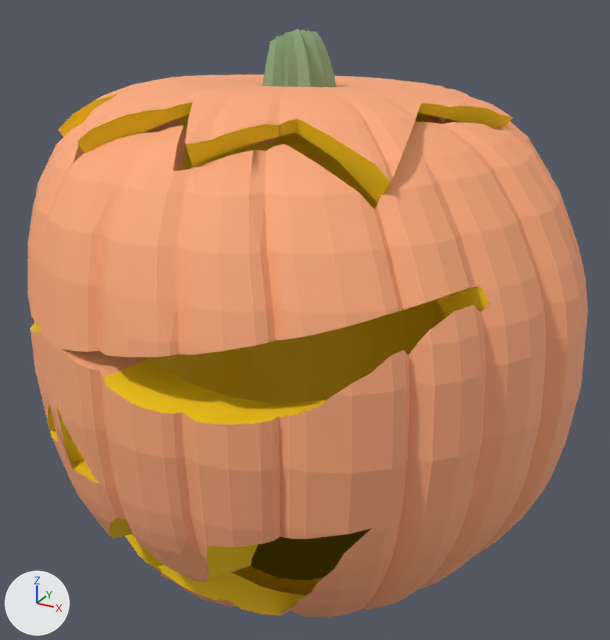
One commit to the FBX model C3DE.Content/Models/Jack/JackOLantern.fbx: the scene before it, then after it.
Rendered twice from a 50 mm lens placed at (0.728, -0.692, 1.87), pointed at (-0.012, 0.653, 1.198). The lights are fixed; the arrows at lower left show +X, +Y and +Z. Where no turn or scale is listed for an object, it has been applied to the vertices. Vertices at the same position are counted once.

In view in the first picture: 'PumpkinLid', 'PumpkinWit', 'Spline Obj'.
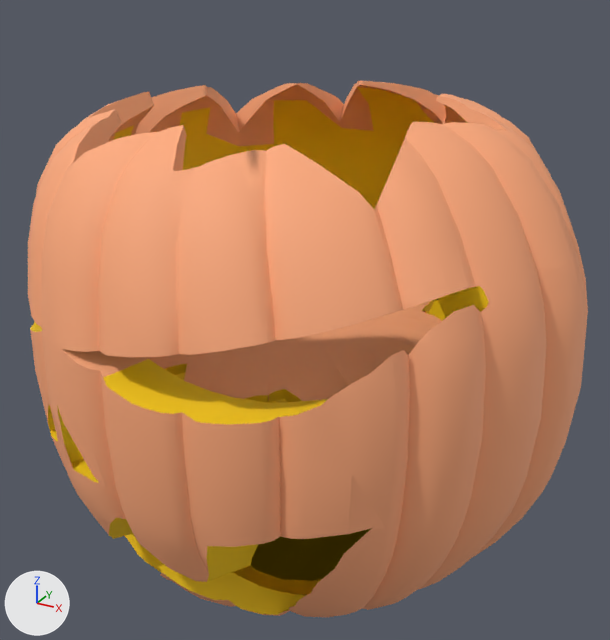
The newer file is also rescaled (x3.0), turned or shifted as a whole; pictures and numbers use the older file's frame.

Location of each change, (x1, y1, x2, y2) in pixels of the pictures (610 x 640 px):
'PumpkinWit', shading changed: (57, 81, 571, 597) in both
'PumpkinLid', deleted: before (58, 75, 513, 203)
    faces in mat_pumpkinlid0 (orange #ffaa7c): (58, 75, 511, 182)
    faces in mat_pumpkinlid4 (yellow #ffcf00): (59, 86, 513, 203)
'b', added: after (147, 300, 442, 403)
    faces in mat_pumpkinlid0 (orange #ffaa7c): (147, 302, 442, 401)
    faces in mat_pumpkinlid4 (yellow #ffcf00): (165, 300, 435, 403)
'Spline Obj', reshaped (not visible afterwards): before (262, 29, 336, 87)

What changed in the scene script:
```text
Change me_spline_obj:
    used by ob_spline_obj; location = (0.0, 0.0, 0.0)
    remove me_spline_obj.from_pydata(...)  # 1499 vertices, 2994 faces; spans x -0.1026..0.0304, y 0.5964..0.7243, z 1.6208..1.7452
    add me_spline_obj.from_pydata(...)  # 1498 vertices, 2992 faces; spans x -0.1059..0.0271, y 0.4869..0.6148, z 1.1629..1.2873
    me_spline_obj part 1: 1499 vertices removed from x -0.1026..0.0304, y 0.5964..0.7243, z 1.6208..1.7452
Change me_pumpkinwit:
    where me_pumpkinwit.from_pydata(...)  # 3246 vertices, 6474 faces; spans x -0.552..0.538, y 0.135..1.177, z 0.68..1.634
    used by ob_pumpkinwit; location = (-0.013, 0.0, 0.0)
    me_pumpkinwit part 2: its shading normals changed
Add me_pumpkinlid_1:
    me_pumpkinlid_1.from_pydata(...)  # 1219 vertices, 2431 faces; spans x -0.401..0.399, y -0.341..0.382, z -0.133..0.052
    # faces by material slot: [1747, 51, 633]
    me_pumpkinlid_1.materials.append(mat_pumpkinlid0)  # orange #ffaa7c
    me_pumpkinlid_1.materials.append(mat_pumpkinlid3)  # yellow #ffcf00
    me_pumpkinlid_1.materials.append(mat_pumpkinlid4)  # yellow #ffcf00
Remove ob_pumpkinlid:
    ob_pumpkinlid = bpy.data.objects.new('PumpkinLid', me_pumpkinlid)
    ob_pumpkinlid.location = (0.0, 0.0, 0.0)
Add ob_b:
    ob_b = bpy.data.objects.new('b', me_pumpkinlid_1)
    ob_b.location = (-0.037, 0.551, 1.209)
```
